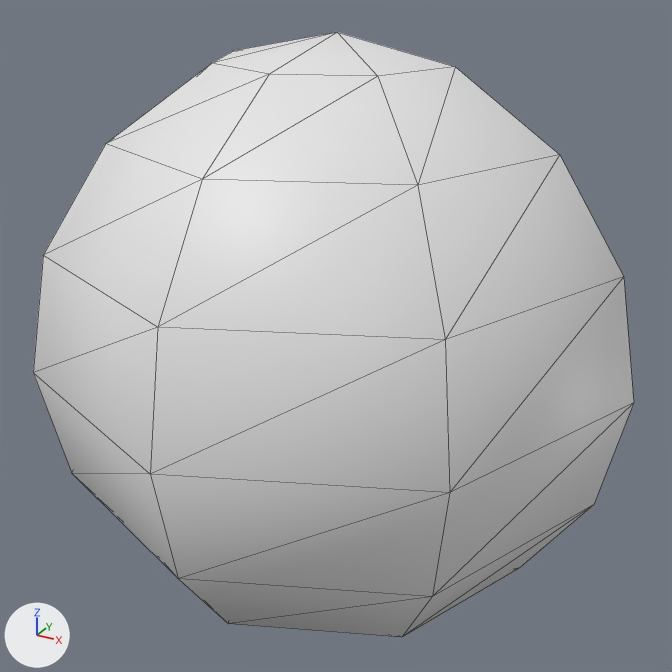
Before and after pictures for a commit that changed the OBJ model assets/cube.obj.
The view is the same before and after, from a camera (50 mm lens) standing at (2.82, -5.14, 2.58) and looking at (-0.01, 0.0, 0.01). Arrows for +X, +Y and +Z are at lower left; the lights stay in place. Mesh edges are drawn as thin lines. Where no turn or scale is listed for an object, it has been applied to the vertices.

Script lines for the objects in view, before the commit:
```python
me_cube = bpy.data.meshes.new('cube')
me_cube.from_pydata(...)  # 58 vertices, 64 faces; spans x -2.0..2.0, y -2.0..2.0, z -2.0..2.0
ob_cube = bpy.data.objects.new('cube', me_cube)
ob_cube.location = (0.0, 0.0, 0.0)
```
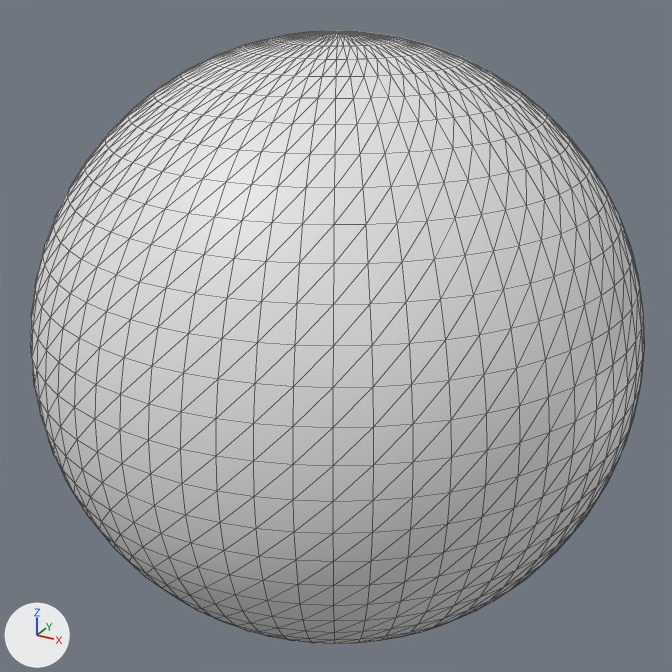
The change, as JSON lines over the scene's bpy script:
```json
{"block": "me_cube", "where": "# used by ob_cube; location = (0.0, 0.0, 0.0)"}
{"op": "remove", "block": "me_cube", "code": "me_cube.from_pydata(...)  # 58 vertices, 64 faces; spans x -2.0..2.0, y -2.0..2.0, z -2.0..2.0"}
{"op": "add", "block": "me_cube", "code": "me_cube.from_pydata(...)  # 1986 vertices, 3968 faces; spans x -2.0..2.0, y -2.0..2.0, z -2.0..2.0"}
{"block": "me_cube", "change": "me_cube part 1: 1928 vertices added at x -1.99..1.99, y -1.99..1.99, z -1.99..1.99"}
{"block": "me_cube", "change": "me_cube part 2: the surface is now shaded flat"}
```

Location of each change, (x1, y1, x2, y2) in pixels of the pictures (672 x 672 px):
```json
{"object": "cube", "change": "reshaped", "before": [33, 32, 634, 637], "after": [31, 30, 644, 644]}
{"part": 1, "of": "me_cube", "change": "added", "after": [31, 30, 644, 644]}
```
